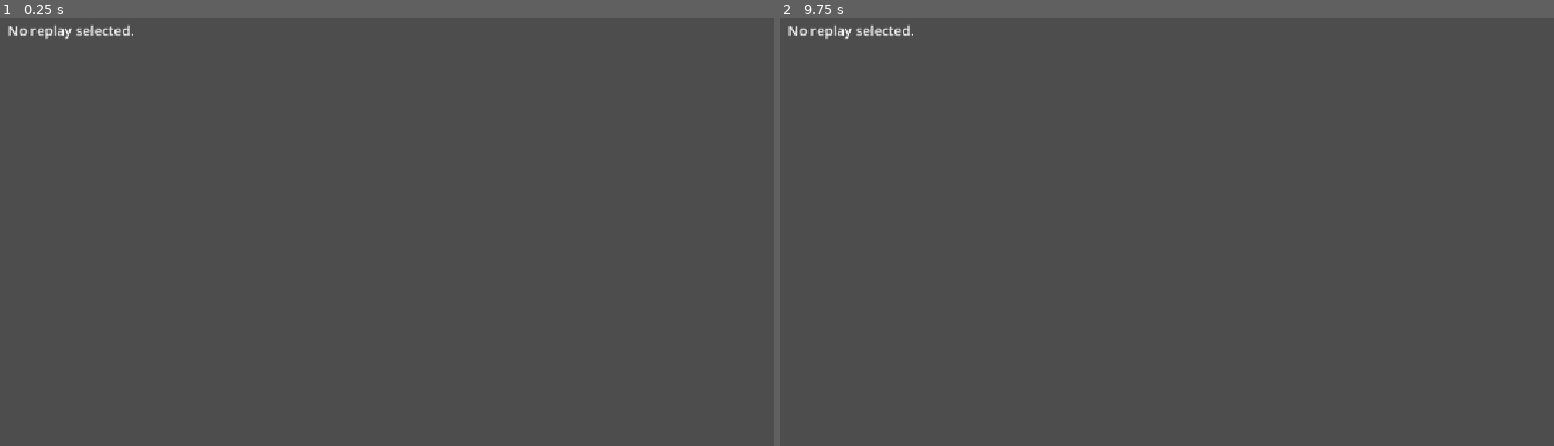
Above: before the commit, frames 1-2 (left to right).
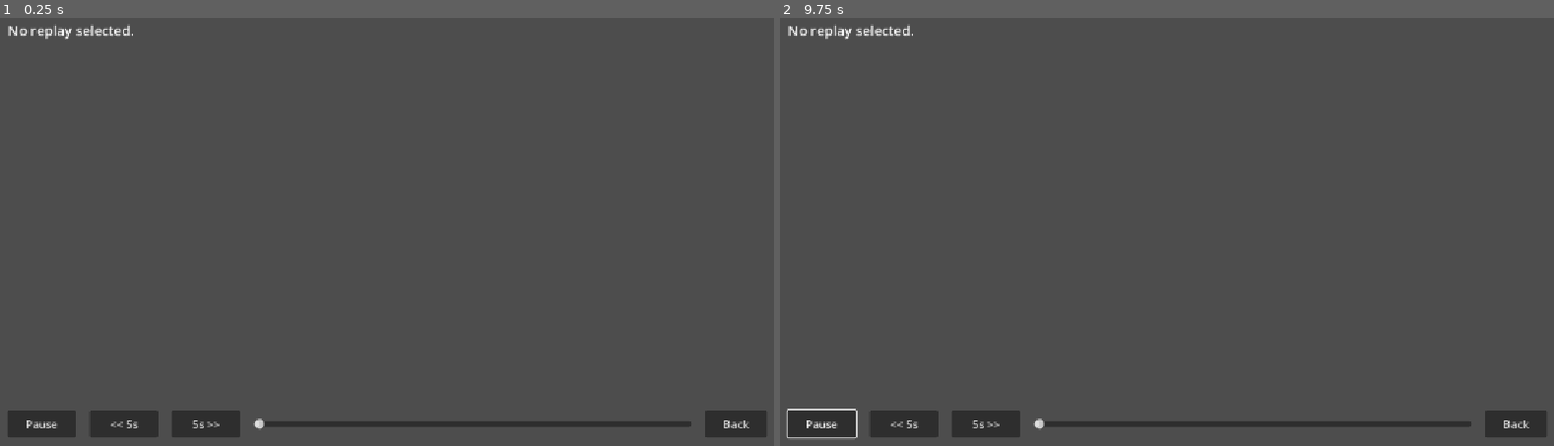
Above: after the commit, the same moments.

Repository: thiagossdev/amazing-clash
Game: Godot game, scene res://ui/replay/ReplayPlayer.tscn
The game is run twice, just before and just after one commit, with the same random seed, the same clock (stepped at 60 frames per second) and the same inputs. This scene is started directly instead of the project's main scene.
Inputs (mouse positions are in pixels of both pictures, inside the frame that each line leads up to):
- Up to frame 1 (0.25 s): no input
- Up to frame 2 (9.75 s): click (903, 424) at 0.5 s, where only the run after the commit has a clickable "<< 5s"; click (988, 424) at 1.25 s, where only the run after the commit has a clickable "5s >>"; click (1515, 424) at 2 s, where only the run after the commit has a clickable "Back"; click (818, 424) at 2.75 s, where only the run after the commit has a clickable "Pause"; move the mouse to (1345, 206) at 3.52 s; hold D (move_right) 3.53-4.25 s; hold E (ability_e) 3.53-4.25 s; click (1345, 206) at 3.67 s; drag from (1012, 249) to (1128, 317) at 4.27 s; move the mouse to (1244, 129) at 5.02 s; hold D (move_right) 5.03-5.75 s; hold Q (ability_q) 5.03-5.75 s; drag from (1128, 317) to (934, 163) at 5.77 s; move the mouse to (1406, 296) at 6.52 s; hold A (move_left) 6.53-7.25 s; hold T (ability_t) 6.53-7.25 s; drag from (934, 163) to (1050, 116) at 7.27 s; move the mouse to (1205, 227) at 8.02 s; hold S (move_down) 8.03-8.75 s; tap Shift (dash) at 8.1 s; click (1205, 227) at 8.17 s; drag from (1050, 116) to (1012, 249) at 8.77 s; move the mouse to (1345, 206) at 9.52 s; hold W (move_up) from 9.53 s (still down); hold Left (replay_camera_left) from 9.53 s (still down)

The runs differ from the first frame. In frame 1, 2.7% of the frame differs, in the area x 1-99%, y 91-98%; in frame 2, 2.8%, in the area x 0-99%, y 91-99%.

Commit message:
fix(replay): the entire VCR control row was off-screen
Root cause: ui/replay/ReplayPlayer.tscn's bottom Controls row
(PlayPauseButton/SkipBackButton/SkipForwardButton/Scrubber/BackButton)
was positioned at y:740-780, past this project's own default viewport
height (648, display/window/size/viewport_height) -- genuinely
invisible since Phase 20's original build. BackButton's right edge
(1180) was also past the viewport width (1152).

Keyboard activation (grab_focus() + Enter/Space, added earlier today
for the "Back to List" button) still worked despite this: Godot's
focus/action system doesn't require a Control to be on-screen, only
that it holds focus. That's exactly why a fully-invisible layout bug
produced a working keyboard interaction and no failing test -- this
environment has no way to screenshot Godot's real renderer, so nothing
short of a human looking at a real window could have caught it.

Moved the whole row to y:590-630 and fixed BackButton's right edge.
New regression test (test_every_control_fits_inside_the_real_viewport
in tests/unit/test_replay_player_scene.gd) checks every Control under
a replay screen's root against the real configured viewport size, so
this class of bug fails loudly instead of shipping invisible again.
Confirmed red (6 failures, matching every affected control) before the
fix, green after.

249/249 GUT passing.

Co-Authored-By: Claude Sonnet 5 <noreply@anthropic.com>

Diff:
--- a/tests/unit/test_replay_player_scene.gd
+++ b/tests/unit/test_replay_player_scene.gd
@@ -131,3 +131,46 @@
 		0,
 		"a held skillshot past its move's startup_frames must spawn a real Projectile"
 	)
+
+
+## Found live 2026-09-04 (human owner: "enter/space deu certo. Mas não
+## vi esse botão"): the entire bottom Controls row (PlayPauseButton/
+## SkipBackButton/SkipForwardButton/Scrubber/BackButton) was positioned
+## at y:740-780, past this project's own default viewport height (648,
+## `display/window/size/viewport_height`) -- genuinely off-screen since
+## Phase 20's original build, undetected because this environment has
+## no way to screenshot Godot's real renderer (every prior UI phase's
+## own flagged gap). Keyboard activation (grab_focus() + Enter/Space)
+## still worked regardless -- Godot's focus/action system doesn't
+## require on-screen visibility -- which is exactly why this shipped
+## unnoticed until real hands-on play-testing caught it. This test
+## checks every Control under Controls fits within the real viewport
+## rect, so any FUTURE control added off-screen by mistake fails loudly
+## here instead of silently shipping invisible again.
+func test_every_control_fits_inside_the_real_viewport() -> void:
+	var player: Node2D = add_child_autofree(REPLAY_PLAYER_SCENE.instantiate())
+	var viewport_size := Vector2(
+		ProjectSettings.get_setting("display/window/size/viewport_width"),
+		ProjectSettings.get_setting("display/window/size/viewport_height")
+	)
+	var controls := player.get_node("Controls")
+	for control in controls.get_children():
+		if control is not Control:
+			continue
+		var rect: Control = control
+		assert_lte(
+			rect.offset_right,
+			viewport_size.x,
+			(
+				"%s's right edge (%s) must not exceed the viewport width (%s)"
+				% [control.name, rect.offset_right, viewport_size.x]
+			)
+		)
+		assert_lte(
+			rect.offset_bottom,
+			viewport_size.y,
+			(
+				"%s's bottom edge (%s) must not exceed the viewport height (%s)"
+				% [control.name, rect.offset_bottom, viewport_size.y]
+			)
+		)
--- a/ui/replay/ReplayPlayer.tscn
+++ b/ui/replay/ReplayPlayer.tscn
@@ -60,34 +60,34 @@
 
 [node name="PlayPauseButton" type="Button" parent="Controls"]
 offset_left = 20.0
-offset_top = 740.0
+offset_top = 590.0
 offset_right = 120.0
-offset_bottom = 780.0
+offset_bottom = 630.0
 text = "Pause"
 
 [node name="SkipBackButton" type="Button" parent="Controls"]
 offset_left = 140.0
-offset_top = 740.0
+offset_top = 590.0
 offset_right = 240.0
-offset_bottom = 780.0
+offset_bottom = 630.0
 text = "<< 5s"
 
 [node name="SkipForwardButton" type="Button" parent="Controls"]
 offset_left = 260.0
-offset_top = 740.0
+offset_top = 590.0
 offset_right = 360.0
-offset_bottom = 780.0
+offset_bottom = 630.0
 text = "5s >>"
 
 [node name="Scrubber" type="HSlider" parent="Controls"]
 offset_left = 380.0
-offset_top = 750.0
-offset_right = 1080.0
-offset_bottom = 770.0
+offset_top = 600.0
+offset_right = 1020.0
+offset_bottom = 620.0
 
 [node name="BackButton" type="Button" parent="Controls"]
-offset_left = 1100.0
-offset_top = 740.0
-offset_right = 1180.0
-offset_bottom = 780.0
+offset_left = 1040.0
+offset_top = 590.0
+offset_right = 1130.0
+offset_bottom = 630.0
 text = "Back"
Not shown, changed: memory/gotchas.md
Not shown, changed: memory/progress.md
